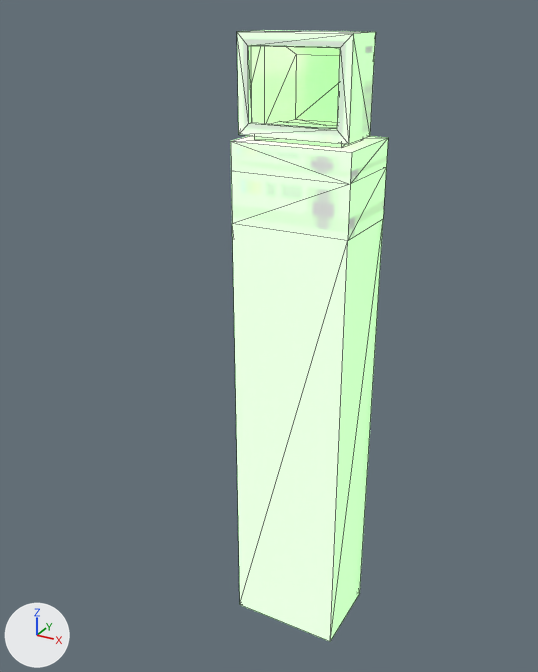
Renders of the glTF model assets/cyberpunkcomputer.glb from each side of a commit.
The view is the same before and after, from a camera (50 mm lens) standing at (3.53, -7.32, 1.71) and looking at (-0.6, 0.17, -2.04). Arrows for +X, +Y and +Z are at lower left; the lights stay in place. Mesh edges are drawn as thin lines. Where no turn or scale is listed for an object, it has been applied to the vertices. Vertices at the same position are counted once.

The scene before the commit, as lines of its bpy script (objects in view):
```python
me_keyboard_001 = bpy.data.meshes.new('keyboard.001')
me_keyboard_001.from_pydata(...)  # 16 vertices, 30 faces; spans x -0.69..0.69, y -0.53..0.47, z -5.87..0.44
me_keyboard_001.materials.append(mat_texturegrid)
# before: 8 (-0.69, -0.53, -5.87) at pixel (239, 604), 9 (0.69, 0.47, -5.87) at pixel (359, 593), 10 (-0.69, 0.47, -5.87), 11 (0.69, -0.53, -5.87) at pixel (330, 641), 12 (0.69, -0.53, -0.45) at pixel (347, 240)
# before: 13 (0.69, 0.47, -0.45) at pixel (383, 218), 14 (-0.69, 0.47, -0.45), 15 (-0.69, -0.53, -0.45) at pixel (232, 223)
me_keyboard_002 = bpy.data.meshes.new('keyboard.002')
me_keyboard_002.from_pydata(...)  # 28 vertices, 46 faces; spans x -0.625..0.625, y -0.406..0.531, z -0.063..1.0
me_keyboard_002.materials.append(mat_texturegrid)
ob_monitor = bpy.data.objects.new('Monitor', me_keyboard_002)
ob_monitor.location = (0.0, -0.03, 0.5)
ob_pc = bpy.data.objects.new('PC', me_keyboard_001)
ob_pc.location = (0.0, 0.03, 0.0)
```
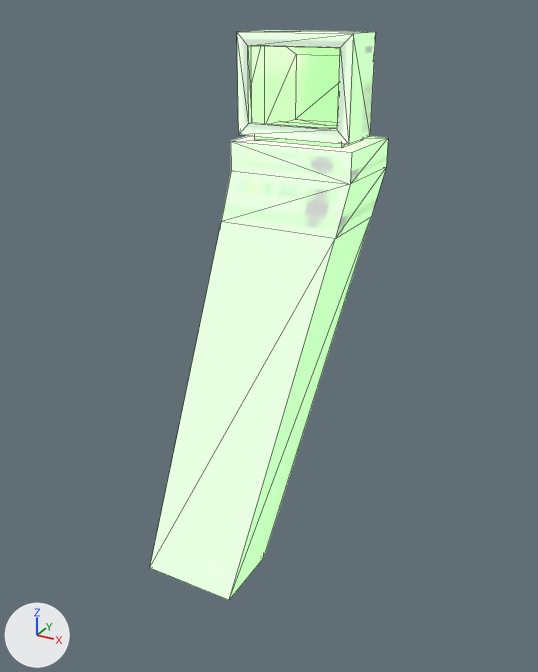
The edits, one by one:
me_keyboard_001 has 16 vertices, 30 faces and spans x -0.69..0.69, y -0.53..0.47, z -5.87..0.44.
me_keyboard_001 is used by ob_pc; location (0.0, 0.03, 0.0).
Part 1, on me_keyboard_001:
Vertices 8 to 11 of me_keyboard_001 move by (-1.55, 0.0, 0.0).
Vertices 12 to 15 of me_keyboard_001 move by (-0.14, 0.0, 0.0).

What differs and where, as boxes (x1, y1, x2, y2) in the pictures (538 x 672 px; the box of a moved part takes in the faces that stretch with it):
'PC', reshaped (51% wider, 8% shorter)
    before: (231, 135, 388, 641)
    after: (150, 135, 388, 600)
part 1 of me_keyboard_001, moved or reshaped
    before: (231, 167, 386, 641)
    after: (150, 167, 386, 600)
